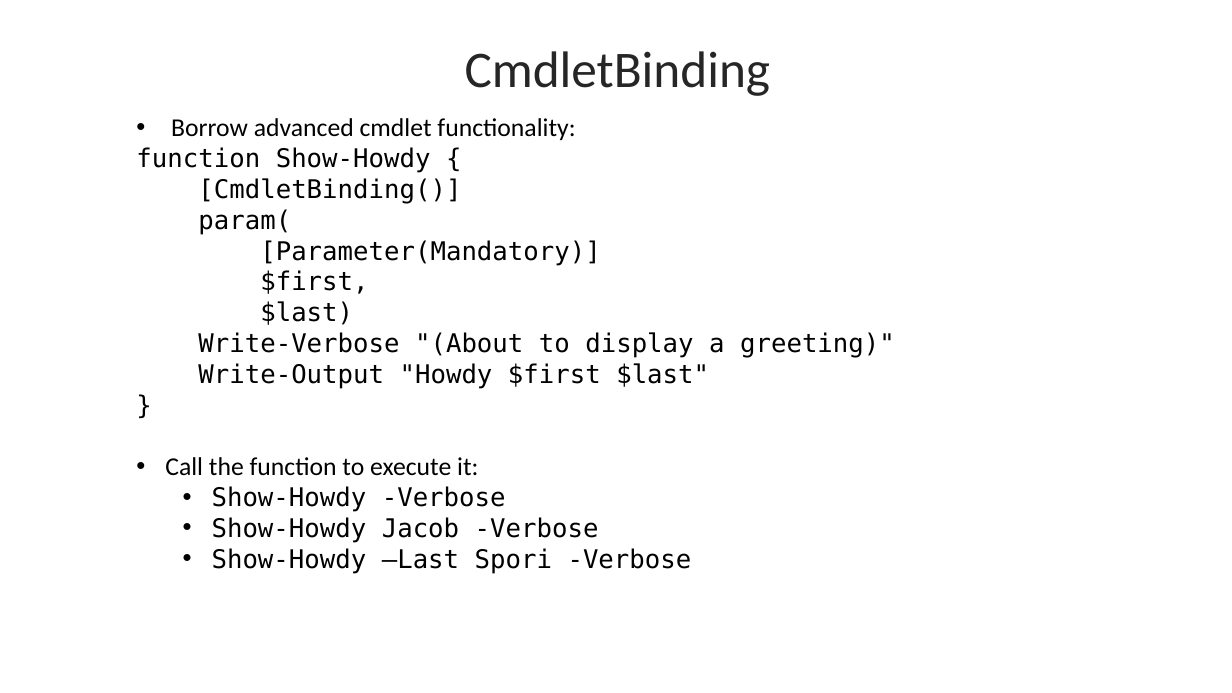
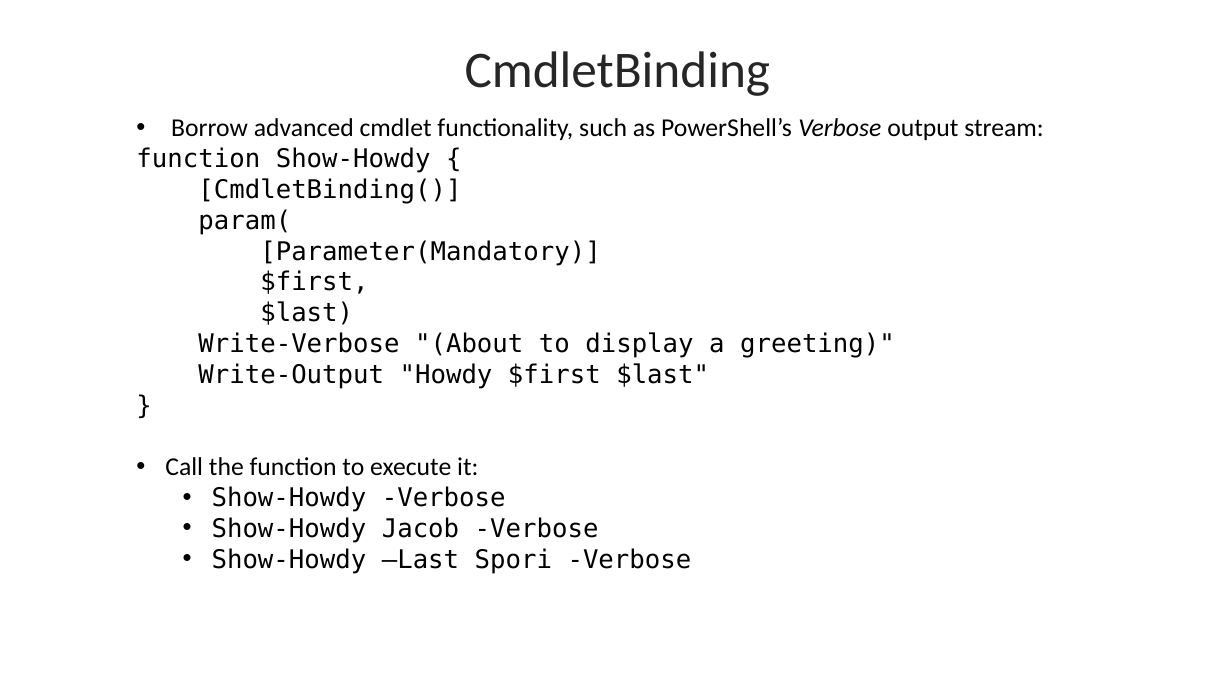
Before and after one commit to byui-cyber360/content, a slide deck: slide 11 of CYBER360-2.5-Profiles-Functions.pptx. Drawn at 1232x693 pixels with LibreOffice and Linux fonts; fonts in the diff are those of the drawing. Boxes give left, top, right and bottom in pixels: in the first picture for what was removed or moved away, otherwise in the second. Text is boxed around its words. In the diff, an @@ line names an element or a change of style, - is before the commit and + after.

```diff
--- a/CYBER360-2.5-Profiles-Functions.pptx
+++ b/CYBER360-2.5-Profiles-Functions.pptx
@@ text at [171, 118, 1043, 140]: text changed @@
-• Borrow advanced cmdlet functionality:
+• Borrow advanced cmdlet functionality, such as PowerShell’s Verbose output stream:
```
Also in this commit, not shown: 4 other slides changed, 22 other files.
